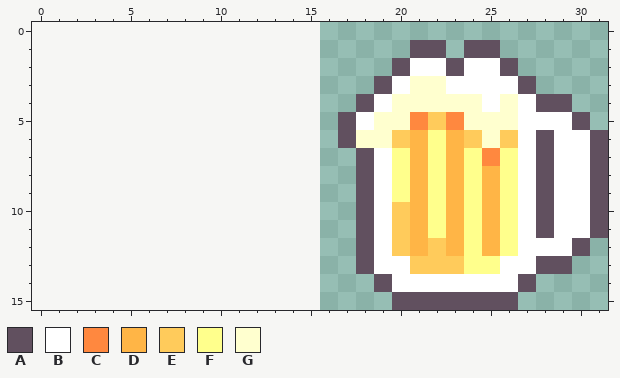
Pixel-art file, stored at assets/05_map/breweryIcon.aseprite. Above: the version before the commit.
16x16 pixels, 1 frame. The old version is drawn lined up with the new one, on the new canvas.
Visible layers, top first: "Layer 1 Copy", "Layer 1".
Palette (. is transparent): A #61505f  B #ffffff  C #ff883f  D #ffb546  E #ffcb5b  F #ffff8c  G #ffffcf
Pixels before, first column x 17:
 1 ....AA.AA......
 2 ...ABBABBA.....
 3 ..ABGGBBBBA....
 4 .ABGGGGGBGBAA..
 5 ABGGCECGGGBBBA.
 6 AGGEDFDEGEBABBA
 7 .ABFDFDFCFBABBA
 8 .ABFDFDFDFBABBA
 9 .ABFDFDFDFBABBA
10 .ABEDFDFDFBABBA
11 .ABEDFDFDFBABBA
12 .ABEDEDFDFBBBA.
13 .ABBEEEFFBBAA..
14 ..ABBBBBBBA....
15 ...AAAAAAA.....
Once edited:
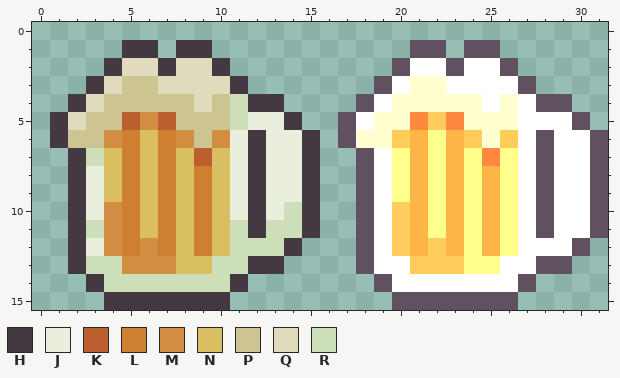
Colours new in this view: H #443843  J #e9efdc  K #bb5f2c  L #cf7f31  M #d28e40  N #dabe62  P #ccc491  Q #e0dbbc  R #ccdfb8
From the commit log: added MapIcons Hovers
Change:
canvas 16x16 -> 32x16, the old top-left corner now at 16,0
There is now colour H in row 1 at x 5 to 6 and 8 to 9; in row 2 at x 4, 7 and 10; in row 3 at x 3 and 11; in row 4 at x 2 and 12 to 13; in row 5 at x 1 and 14; in row 6 at x 1, 12 and 15.
There is now colour H in rows 7 to 11 at x 2, 12 and 15; in row 12 at x 2 and 14; in row 13 at x 2 and 12 to 13; in row 14 at x 3 and 11; in row 15 at x 4 to 10.
There is now colour J in row 5 at x 12 to 13; in rows 6 to 7 at x 11 and 13 to 14; in rows 8 to 9 at x 3, 11 and 13 to 14; in row 10 at x 3, 11 and 13; in row 12 at x 3.
There is now colour K in row 5 at x 5 and 7; in row 7 at x 9.
There is now colour L in rows 6 to 7 at x 5 and 7; in rows 8 to 12 at x 5, 7 and 9.
There is now colour M in row 5 at x 6; in row 6 at x 4, 8 and 10; in rows 10 to 11 at x 4; in row 12 at x 4 and 6; in row 13 at x 5 to 7.
There is now colour N in row 6 at x 6; in rows 7 to 9 at x 4, 6, 8 and 10; in rows 10 to 11 at x 6, 8 and 10; in row 12 at x 8 and 10; in row 13 at x 8 to 9.
There is now colour P in row 3 at x 5 to 6; in row 4 at x 4 to 8 and 10; in row 5 at x 3 to 4 and 8 to 10; in row 6 at x 2 to 3 and 9.
There is now colour Q in row 2 at x 5 to 6 and 8 to 9; in row 3 at x 4 and 7 to 10; in row 4 at x 3 and 9; in row 5 at x 2.
There is now colour R in rows 4 to 5 at x 11; in row 7 at x 3; in row 10 at x 14; in row 11 at x 3, 11 and 13 to 14; in row 12 at x 11 to 13; in row 13 at x 3 to 4 and 10 to 11.
There is now colour R in row 14 at x 4 to 10.
Where, in picture pixels (left, top, right, bottom), the same in both pictures:
added: (50, 40, 320, 310)
